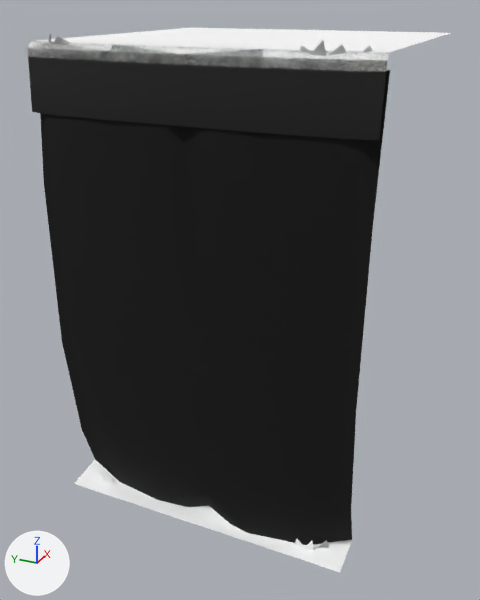
Before and after pictures for a commit that changed the glTF model web/public/assets/acnh/cliff/5-b-3.glb.
One viewpoint serves both versions: a 50 mm camera at (-20.1, -8.42, 1.13) aimed at (-0.72, 0.3, -8.56). The axes (+X, +Y, +Z) are drawn at lower left. The lights are the same throughout. The first picture is the older version. Where no turn or scale is listed for an object, it has been applied to the vertices.

Objects in the first picture: 'CliffD__mCliff', 'GrassB__mGrass', 'GrassOP__mGrassCliffXlu', 'GrassT__mGrass', 'PGrassBD__mProcGrass'.
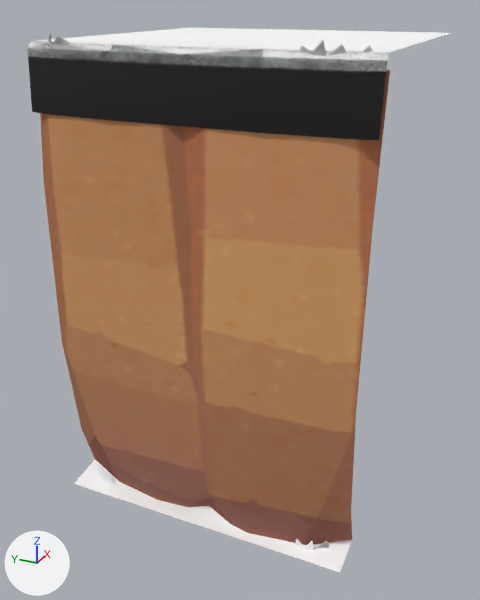
What differs and where, as boxes (x1, y1, x2, y2) in the pictures (480 x 600 px):
```json
{"object": "CliffD__mCliff", "change": "surface changed", "before": [40, 70, 390, 545], "after": [40, 70, 390, 545], "on screen": "black to brown"}
```

Edits to the scene script, one JSON object a line:
```json
{"op": "add", "block": "img_image_0", "code": ["img_image_0 = load_image('Image_0', '_unpacked/Image_0', 512, 512, 'sRGB')"]}
{"op": "remove", "block": "mat_mcliff", "code": "mat_mcliff.base_color = (0.0, 0.0, 0.0)  # black #000000"}
{"op": "add", "block": "mat_mcliff", "code": "mat_mcliff.texture = img_image_0"}
```
